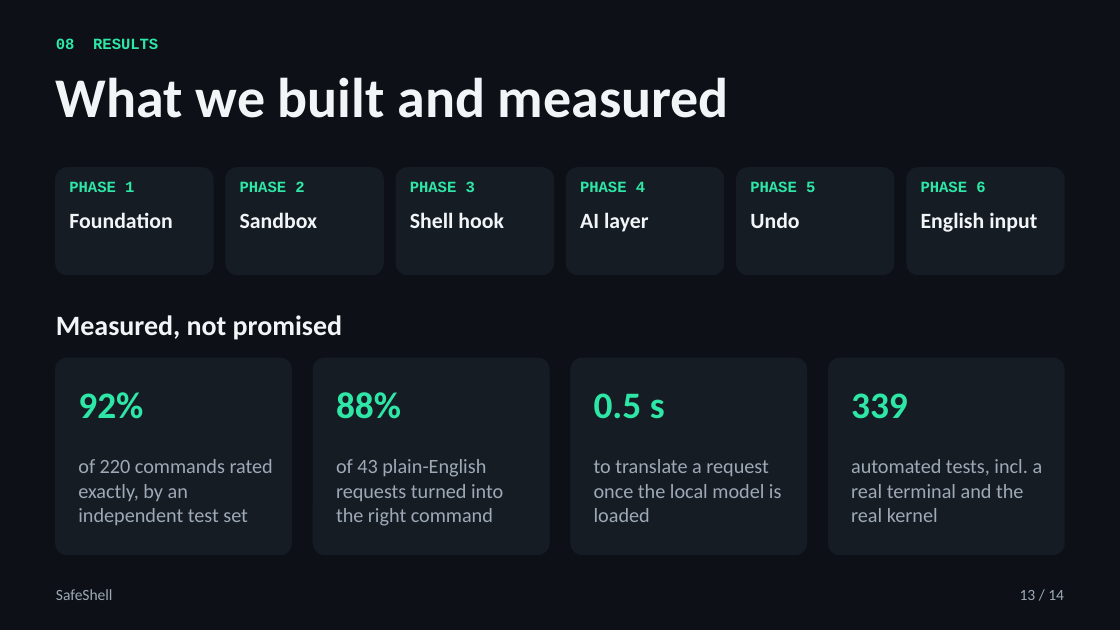
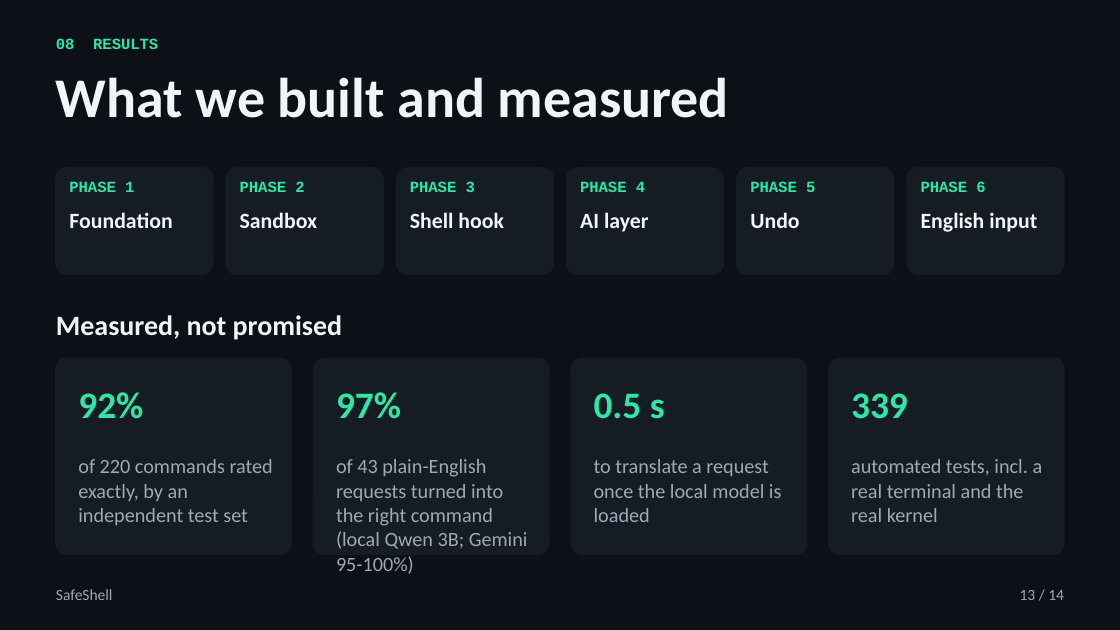
Before and after one commit to ShahadatTest/safeshell, a slide deck: slide 13 of doc/ppt/safeshell.pptx. Drawn at 1120x630 pixels with LibreOffice and Linux fonts; fonts in the diff are those of the drawing. Boxes give left, top, right and bottom in pixels: in the first picture for what was removed or moved away, otherwise in the second. Text is boxed around its words. In the diff, an @@ line names an element or a change of style, - is before the commit and + after.

Commit message:
feat: ss version, release workflow, root README, deck numbers

```diff
--- a/doc/ppt/safeshell.pptx
+++ b/doc/ppt/safeshell.pptx
@@ text at <box>336,392,401,419</box>: text changed @@
-88%
+97%
@@ text at <box>336,459,528,574</box>: text changed @@
-of 43 plain-English requests turned into the right command
+of 43 plain-English requests turned into the right command (local Qwen 3B; Gemini 95-100%)
```
Also in this commit, not shown: 8 other files.
